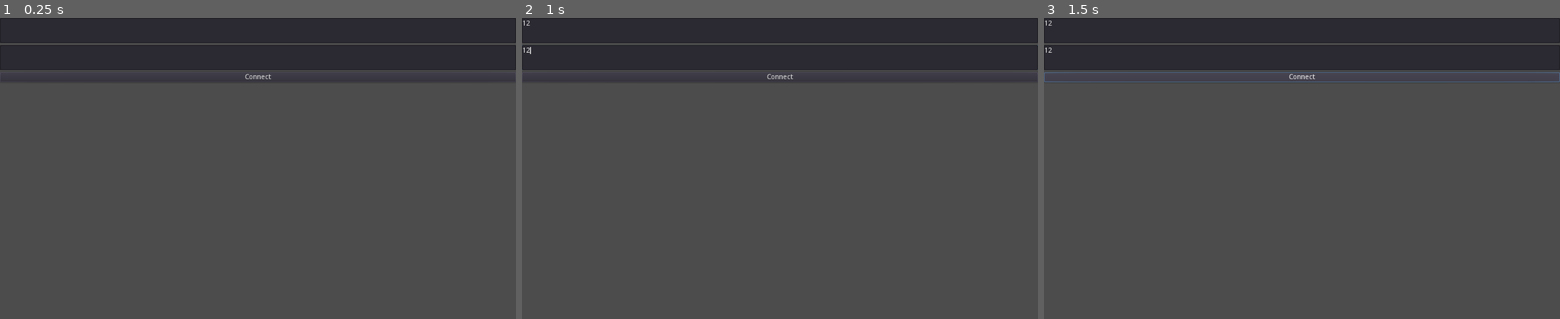
Above: before the commit, frames 1-3 (left to right).
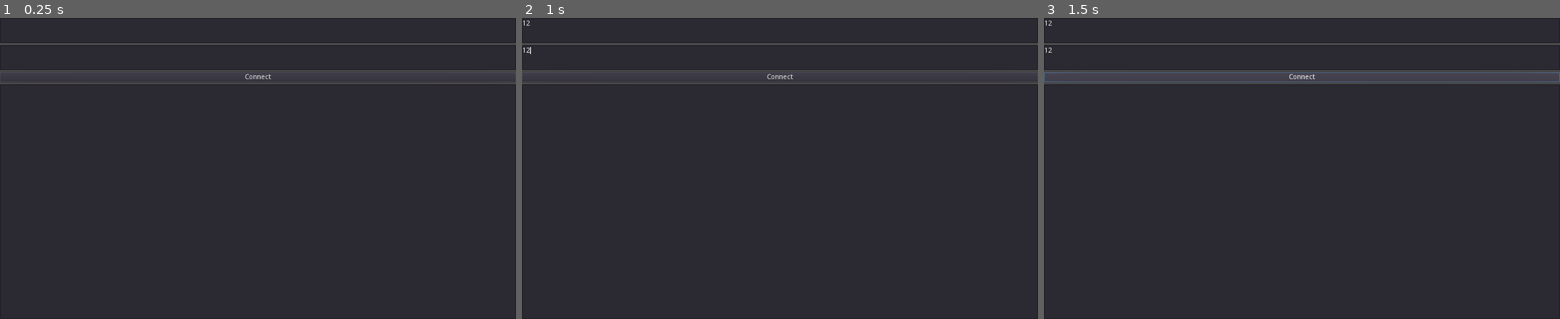
Above: after the commit, the same moments.

Repository: amoriqbal/MultiplayerLobby-Godot
Game: Godot game, scene res://Control.tscn
The game is run twice, just before and just after one commit, with the same random seed, the same clock (stepped at 60 frames per second) and the same inputs.
Inputs (mouse positions are in pixels of both pictures, inside the frame that each line leads up to):
- Up to frame 1 (0.25 s): no input
- Up to frame 2 (1 s): click (780, 30) at 0.52 s; type "12" at 0.6 s; click (780, 57) at 0.75 s; type "12" at 0.83 s
- Up to frame 3 (1.5 s): click "Connect" at 1.25 s

The runs differ from the first frame. In frame 1, 78% of the frame differs, in the area x 0-100%, y 22-100%; in frame 2, 78%; in frame 3, 78%.

Commit message:
renaming nodes

Diff:
--- a/Control.gd
+++ b/Control.gd
@@ -4,6 +4,7 @@
 export(String) var port
 var my_id=-1
 var peer = null
+
 
 func start_client():
 	peer = NetworkedMultiplayerENet.new()
@@ -20,10 +21,12 @@
 	var _connection_failed = get_tree().connect("connection_failed", self, "_on_connection_failed")
 	var _server_disconnected = get_tree().connect("server_disconnected", self, "_on_server_disconnected")
 
+
 func _on_connection_failed():
 	display_message("Connection failed!")
 	print("Connection failed!")
 	get_tree().set_network_peer(null)
+
 
 func _on_connected_to_server():
 	my_id = get_tree().get_network_unique_id()
@@ -34,32 +37,35 @@
 
 func _on_server_disconnected():
 	display_message("Server disconnected.")
-	print("Server disconnected.")
+
 
 func _on_player_connected(id):
 	display_message('Player' + str(id) + 'connected')
-	print('Player' + str(id) + 'connected')
+
 
 func _on_player_disconnected(id):
 	display_message('Player' + str(id) + 'disconnected')
-	print('Player' + str(id) + 'disconnected')
+
 
 func _on_connect_pressed():
 #	$ui/button.visible = false
 	display_message("Connecting...")
-	print("Connecting...")
+
 	if !ip.is_valid_ip_address():
 		display_message("IP is invalid!")
-		print("IP is invalid!")
+
 	var _client_created = peer.create_client(ip, port)
 	get_tree().set_network_peer(peer)
 
-func display_message(text : String):
-	$VBoxContainer/Label.text = text
 
-remotesync func say_hello():
-	display_message('HELLO')
-	print('HELLO')
+func display_message(t:String):
+	$VBoxContainer/incoming.add_item(t)
+	print(t)
 
-remote func say_zzz():
-	print('zzzzzz')
+
+puppet func say_hello():
+	display_message('puppet_func')
+
+
+master func say_zzz():
+	display_message('master_func')
--- a/Control.tscn
+++ b/Control.tscn
@@ -9,7 +9,7 @@
 __meta__ = {
 "_edit_use_anchors_": false
 }
-ip = "localhost"
+ip = "127.0.0.1"
 port = "5000"
 
 [node name="VBoxContainer" type="VBoxContainer" parent="."]
@@ -36,9 +36,10 @@
 margin_bottom = 128.0
 text = "Connect"
 
-[node name="Label" type="Label" parent="VBoxContainer"]
+[node name="incoming" type="ItemList" parent="VBoxContainer"]
 margin_top = 132.0
 margin_right = 1024.0
-margin_bottom = 182.0
+margin_bottom = 600.0
 rect_min_size = Vector2( 0, 50 )
+size_flags_vertical = 3
 [connection signal="pressed" from="VBoxContainer/Button" to="." method="start_client"]
